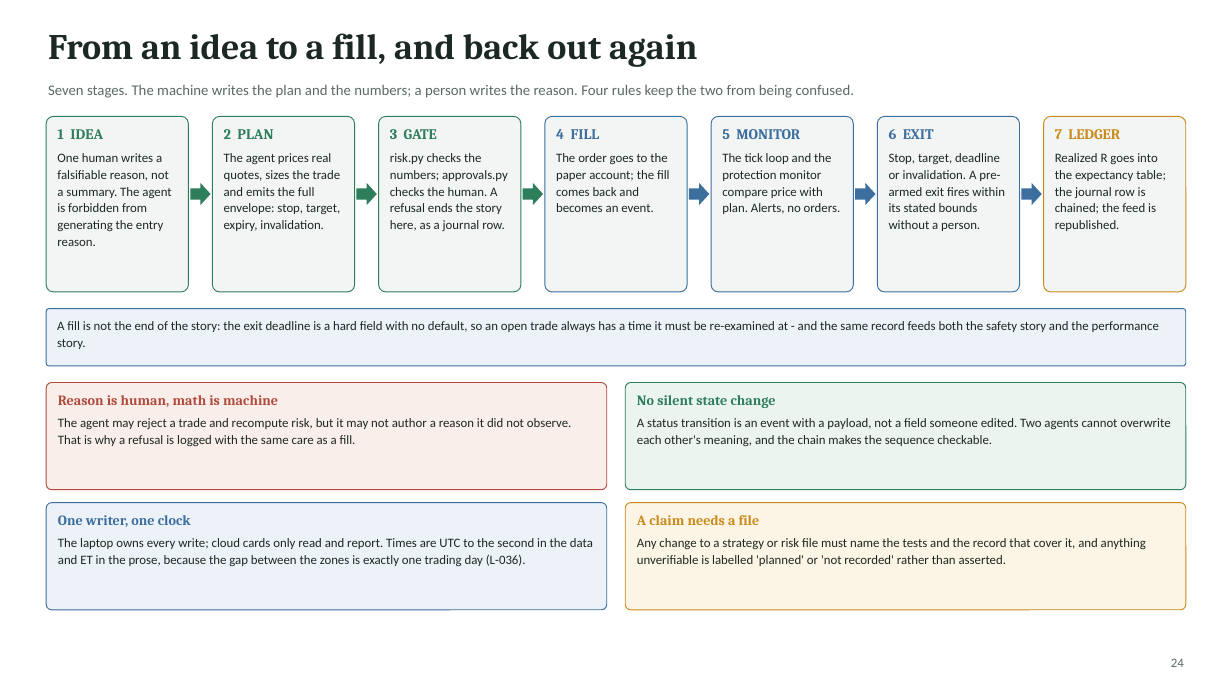
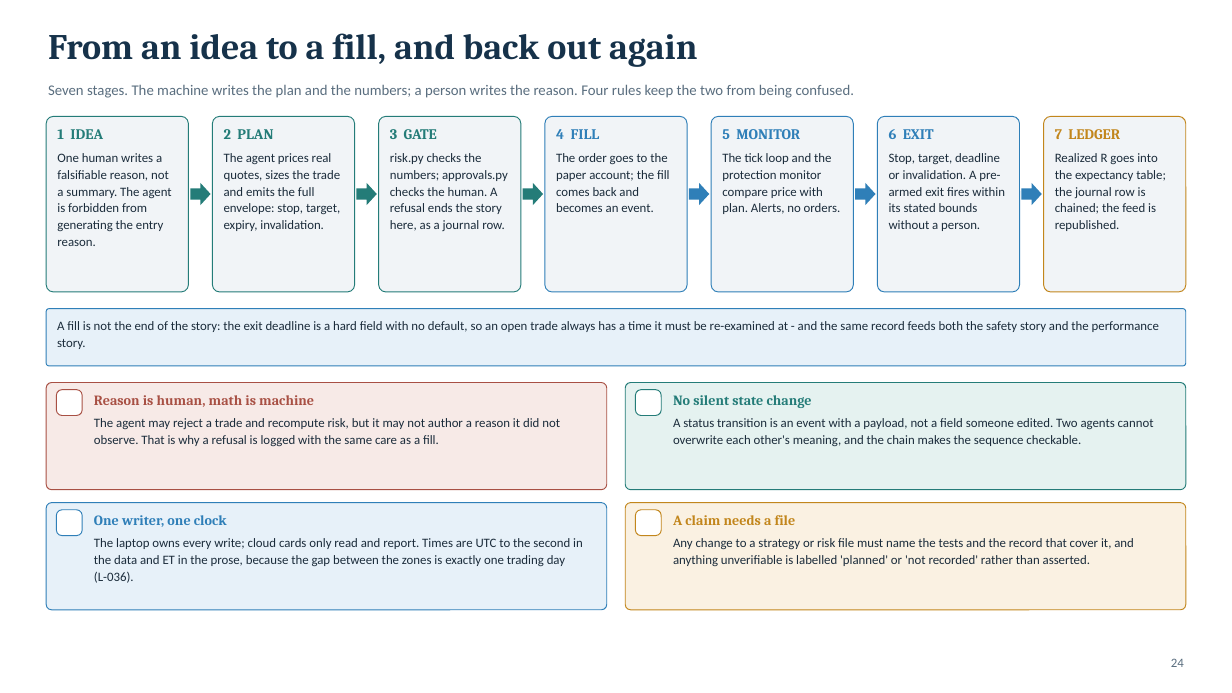
Before and after one commit to aloisohzh/tyche, a slide deck: slide 24 of docs/competition/deck/tyche-competition-deck.pptx. Drawn at 1232x693 pixels with LibreOffice and Linux fonts; fonts in the diff are those of the drawing; background and template pictures are left out. Boxes give left, top, right and bottom in pixels: in the first picture for what was removed or moved away, otherwise in the second. Text is boxed around its words. In the diff, an @@ line names an element or a change of style, - is before the commit and + after.

Commit message:
Competition deck: light blue and silver theme with generated artwork
The deck read as a wall of text on dark green. A submission judged partly on
presentation needs the architecture to be legible at a glance, so the four
structural slides now carry node glyphs and the whole deck moves to a light
blue, silver and white palette.

The four hue families stay semantic rather than decorative: blue is the
deterministic layer, green the advisory layer, amber a human decision, brick a
channel that may observe or alert but never control. Recolouring one into
another would change what the diagrams assert, so only the chrome moved.

Every component label is still a native shape, so the artwork cannot invent a
fact about the system. prepare_assets.py turns the generator's scratch PNGs
into the committed JPEG backdrops and trimmed, transparent icon cutouts;
build_deck.py reads only assets/, so a rebuild works without the originals.

```diff
--- a/docs/competition/deck/tyche-competition-deck.pptx
+++ b/docs/competition/deck/tyche-competition-deck.pptx
@@ text "From an idea to a ..." at [48,33,697,67]: text colour #1C2822 to #16324A @@
@@ text "Seven stages. The machine writes ..." at [48,84,854,98]: text colour #5B6B63 to #5A6E7F @@
@@ rounded rectangle "1 IDEA" at [46,116,189,292]: text colour #2E7D5B to #247C78 in "1 IDEA"; text colour #1C2822 to #1B2C3B; fill #F3F5F4 to #F1F4F7; outline #2E7D5B 0.75 pt to #247C78 0.75 pt @@
@@ rounded rectangle "2 PLAN" at [213,116,355,292]: text colour #2E7D5B to #247C78 in "2 PLAN"; text colour #1C2822 to #1B2C3B; fill #F3F5F4 to #F1F4F7; outline #2E7D5B 0.75 pt to #247C78 0.75 pt @@
@@ rounded rectangle "3 GATE" at [379,116,521,292]: text colour #2E7D5B to #247C78 in "3 GATE"; text colour #1C2822 to #1B2C3B; fill #F3F5F4 to #F1F4F7; outline #2E7D5B 0.75 pt to #247C78 0.75 pt @@
@@ rounded rectangle "4 FILL" at [545,116,688,292]: text colour #3C6E9E to #2F7FB8 in "4 FILL"; text colour #1C2822 to #1B2C3B; fill #F3F5F4 to #F1F4F7; outline #3C6E9E 0.75 pt to #2F7FB8 0.75 pt @@
@@ rounded rectangle "5 MONITOR" at [712,116,854,292]: text colour #3C6E9E to #2F7FB8 in "5 MONITOR"; text colour #1C2822 to #1B2C3B in "The tick loop and the protection monitor ..."; fill #F3F5F4 to #F1F4F7; outline #3C6E9E 0.75 pt to #2F7FB8 0.75 pt @@
@@ rounded rectangle "6 EXIT" at [877,116,1019,292]: text colour #3C6E9E to #2F7FB8 in "6 EXIT"; text colour #1C2822 to #1B2C3B; fill #F3F5F4 to #F1F4F7; outline #3C6E9E 0.75 pt to #2F7FB8 0.75 pt @@
@@ rounded rectangle "7 LEDGER" at [1043,116,1186,292]: text colour #C98A1B to #C2861C in "7 LEDGER"; text colour #1C2822 to #1B2C3B; fill #F3F5F4 to #F1F4F7; outline #C98A1B 0.75 pt to #C2861C 0.75 pt @@
@@ fill #2E7D5B to #247C78 in 3 elements at [190,183,211,205], [357,183,377,205], [523,183,543,205] @@
@@ fill #3C6E9E to #2F7FB8 in 3 elements at [689,183,710,205], [856,183,876,205], [1021,183,1042,205] @@
@@ rounded rectangle "A fill is not the ..." at [46,309,1186,366]: text colour #1C2822 to #1B2C3B; fill #ECF2F8 to #E7F1F9; outline #3C6E9E 0.75 pt to #2F7FB8 0.75 pt @@
@@ rounded rectangle "Reason is human, math is ..." at [46,383,607,490]: text colour #B04A3C to #A85044 in "Reason is human, math is machine"; text colour #1C2822 to #1B2C3B in "The agent may reject a trade and ..."; fill #FAEEEB to #F7EAE7; outline #B04A3C 0.75 pt to #A85044 0.75 pt @@
@@ rounded rectangle "No silent state change" at [626,383,1187,490]: text colour #2E7D5B to #247C78 in "No silent state change"; text colour #1C2822 to #1B2C3B in "A status transition is an event with ..."; fill #ECF4F0 to #E5F2F0; outline #2E7D5B 0.75 pt to #247C78 0.75 pt @@
@@ rounded rectangle added at [56,390,82,416], fill #FFFFFF, outline #A85044 0.75 pt @@
@@ rounded rectangle added at [636,390,662,416], fill #FFFFFF, outline #247C78 0.75 pt @@
@@ rounded rectangle "One writer, one clock" at [46,503,607,610]: text colour #3C6E9E to #2F7FB8 in "One writer, one clock"; text colour #1C2822 to #1B2C3B in "The laptop owns every write; cloud cards ..."; fill #ECF2F8 to #E7F1F9; outline #3C6E9E 0.75 pt to #2F7FB8 0.75 pt @@
@@ rounded rectangle "A claim needs a file" at [626,503,1187,610]: text colour #C98A1B to #C2861C in "A claim needs a file"; text colour #1C2822 to #1B2C3B; fill #FCF4E4 to #FAF1E2; outline #C98A1B 0.75 pt to #C2861C 0.75 pt @@
@@ rounded rectangle added at [56,510,82,536], fill #FFFFFF, outline #2F7FB8 0.75 pt @@
@@ rounded rectangle added at [636,510,662,536], fill #FFFFFF, outline #C2861C 0.75 pt @@
@@ text "24" at [1171,658,1184,667]: text colour #5B6B63 to #5A6E7F @@
```
Also in this commit, not shown: 33 other slides changed, 18 other files.
